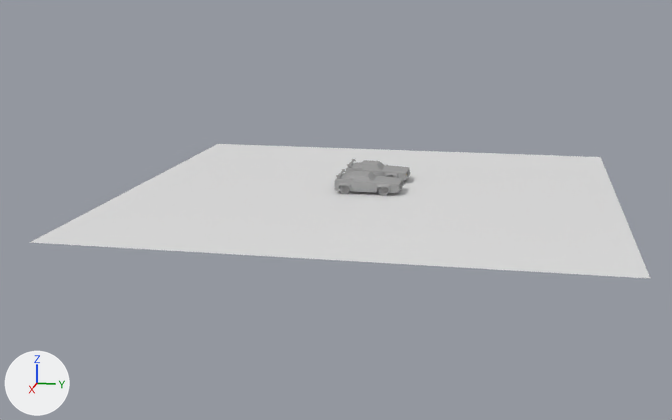
One commit to the Blender file cars_models/noturno/noturno_lowpoly_v6.blend: the scene before it, then after it.
Before and after are seen from a camera (50 mm lens) standing at (100.7, 16.2, 22.8) and looking at (1.5, -3.7, -2.0). The axes (+X, +Y, +Z) are drawn at lower left. The lights are the same throughout.

The first picture shows 'ground', 'nocturne', 'nocturne_only_asset'.
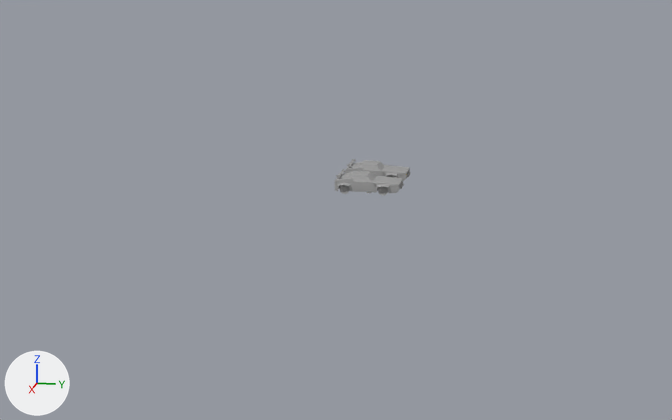
The change in detail:
Object 'ground' (ob_ground) is now hidden.

What differs and where, as boxes (x1, y1, x2, y2) in the pictures (672 x 420 px):
'ground', hidden
    before: (30, 144, 650, 278)
